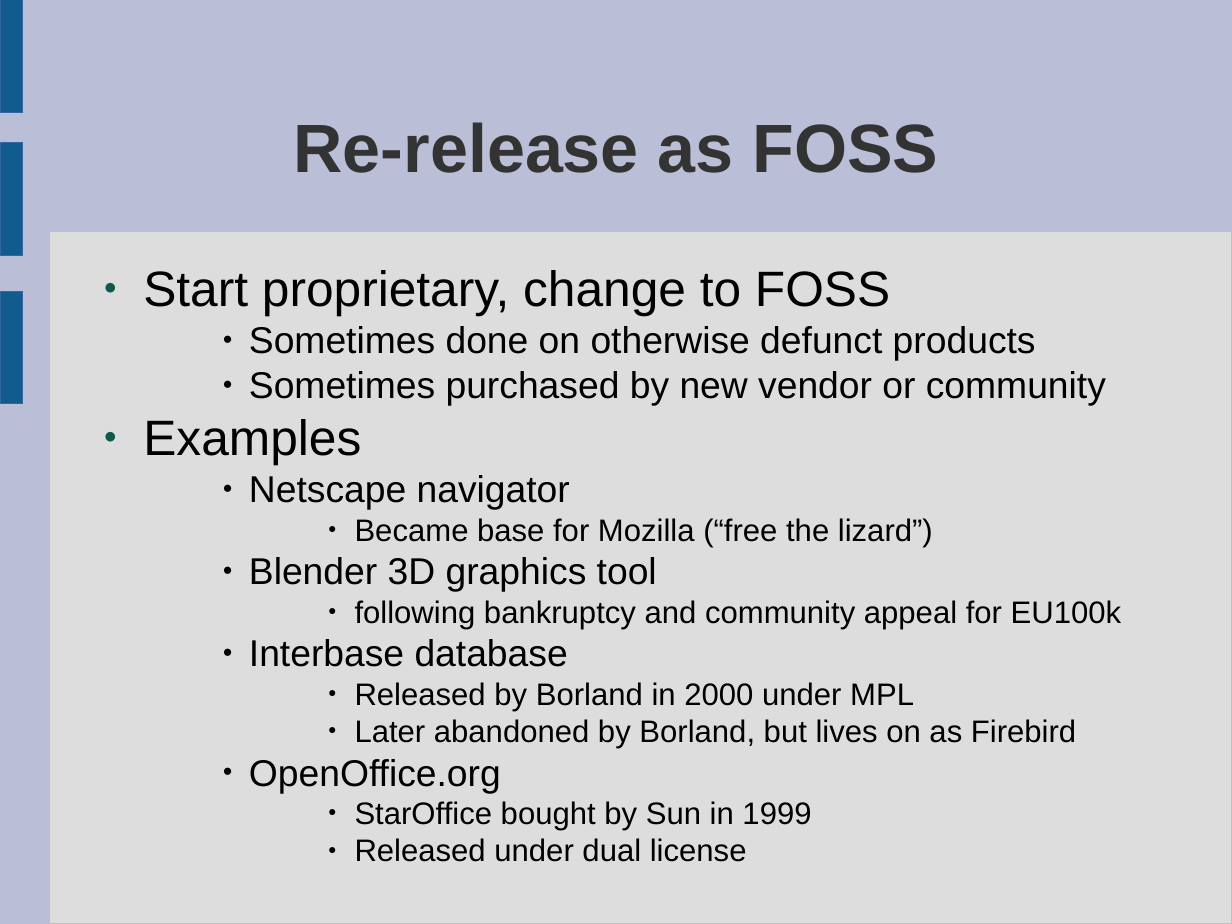
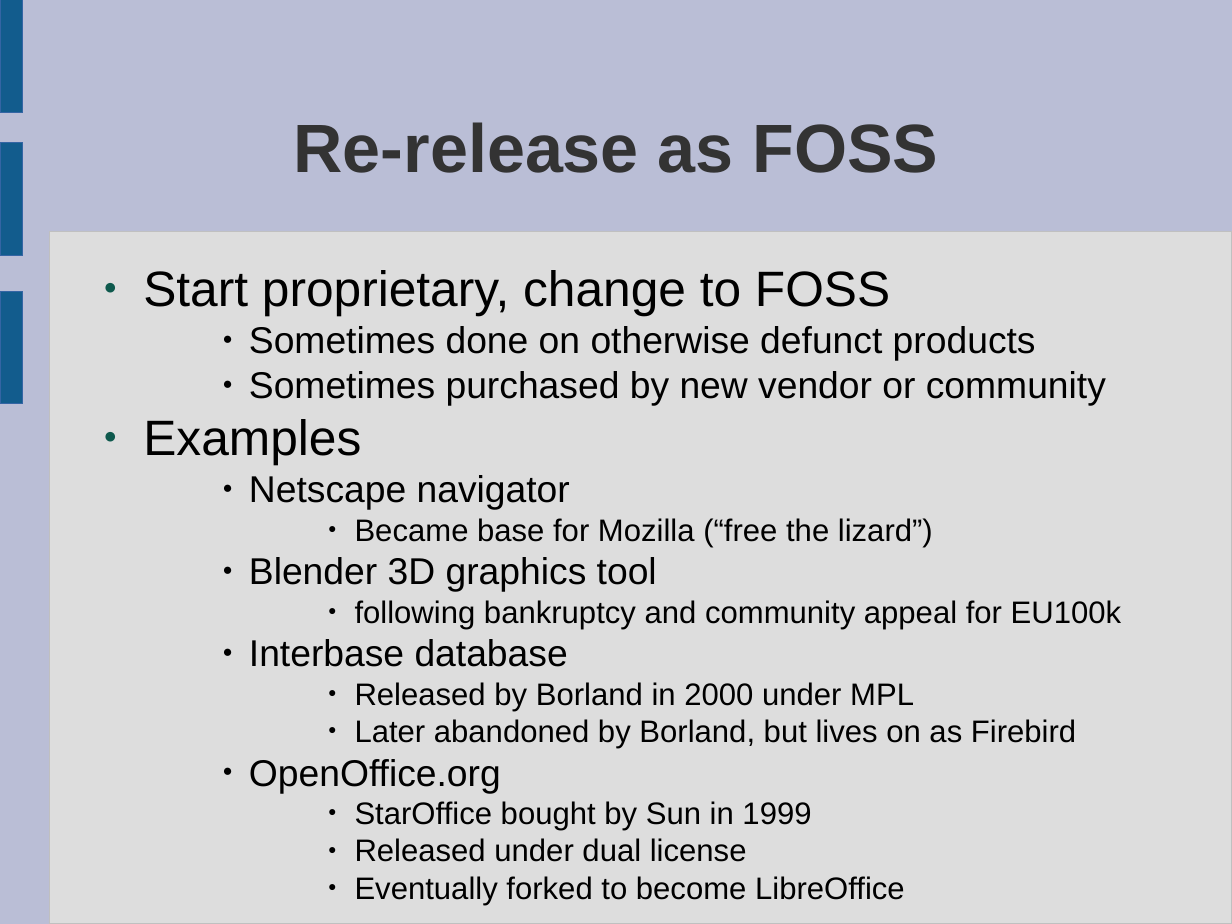
Before and after one commit to laurencesmart/comp8440, a slide deck: slide 10 of lectures/foss_business.odp. Drawn at 1232x924 pixels with LibreOffice and Linux fonts; fonts in the diff are those of the drawing. Boxes give left, top, right and bottom in pixels: in the first picture for what was removed or moved away, otherwise in the second. Text is boxed around its words. In the diff, an @@ line names an element or a change of style, - is before the commit and + after.

```diff
--- a/lectures/foss_business.odp
+++ b/lectures/foss_business.odp
@@ text at box(355, 876, 905, 905): paragraph added @@
+        ● Eventually forked to become LibreOffice
```
Also in this commit, not shown: 2 other slides changed, 9 other files.
